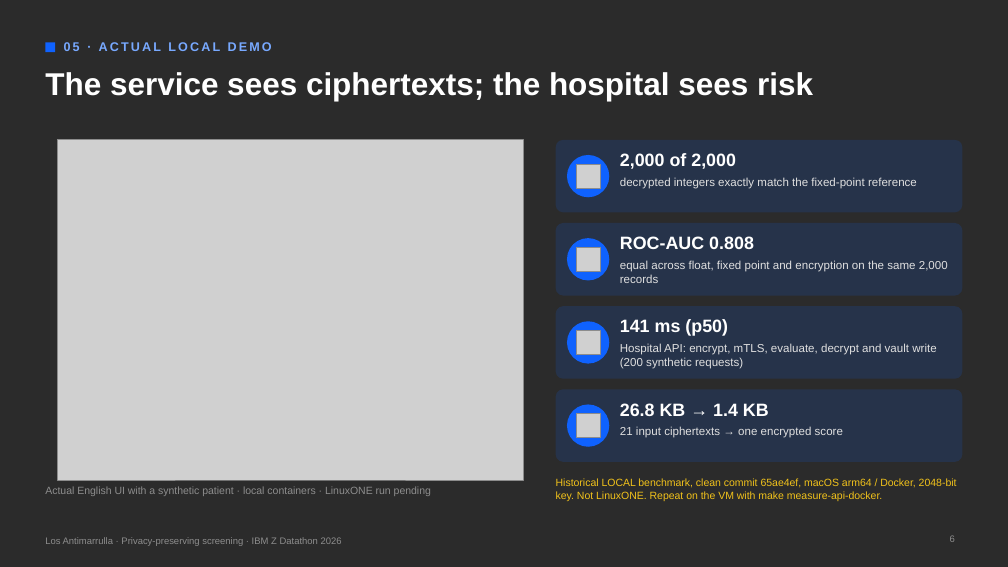
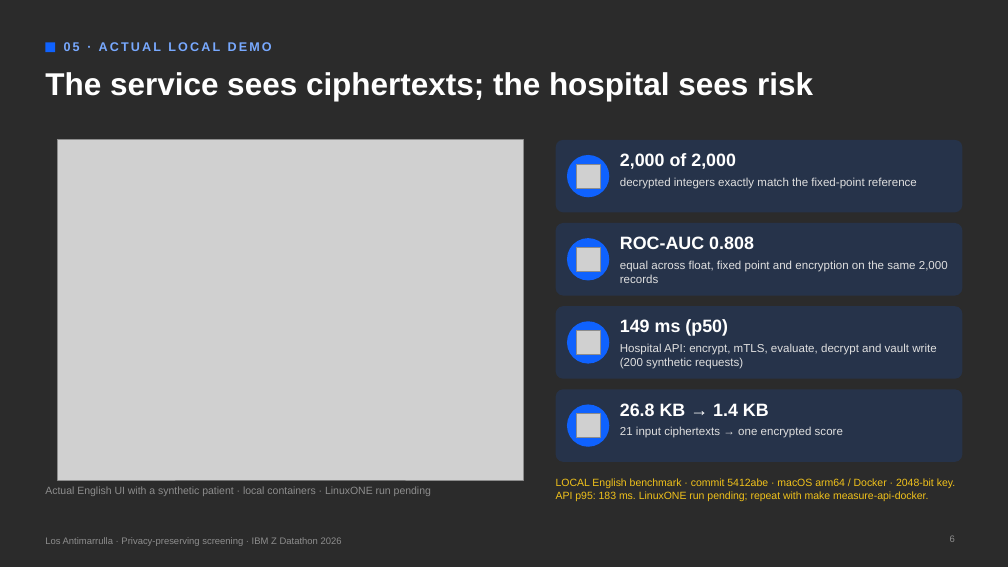
Before and after one commit to UACJ-MIAAD/antimarrulla-ibmz-datathon-2026, a slide deck: slide 6 of submission/Los_Antimarrulla_Screening_Pitch.pptx. Drawn at 1008x567 pixels with LibreOffice and Linux fonts; fonts in the diff are those of the drawing; grey boxes stand for pictures; background and template pictures are left out; a plain dark background stands for a picture behind light text. Boxes give left, top, right and bottom in pixels: in the first picture for what was removed or moved away, otherwise in the second. Text is boxed around its words. In the diff, an @@ line names an element or a change of style, - is before the commit and + after.

Commit message:
docs: record English validation and measured local results

```diff
--- a/submission/Los_Antimarrulla_Screening_Pitch.pptx
+++ b/submission/Los_Antimarrulla_Screening_Pitch.pptx
@@ text at (x1=620, y1=319, x2=728, y2=336): text changed @@
-141 ms (p50)
+149 ms (p50)
@@ text at (x1=556, y1=478, x2=955, y2=501): text changed @@
-Historical LOCAL benchmark, clean commit 65ae4ef, macOS arm64 / Docker, 2048-bit key. Not LinuxONE. Repeat on the VM with make measure-api-docker.
+LOCAL English benchmark · commit 5412abe · macOS arm64 / Docker · 2048-bit key. API p95: 183 ms. LinuxONE run pending; repeat with make measure-api-docker.
```
Also in this commit, not shown: 22 other files.
